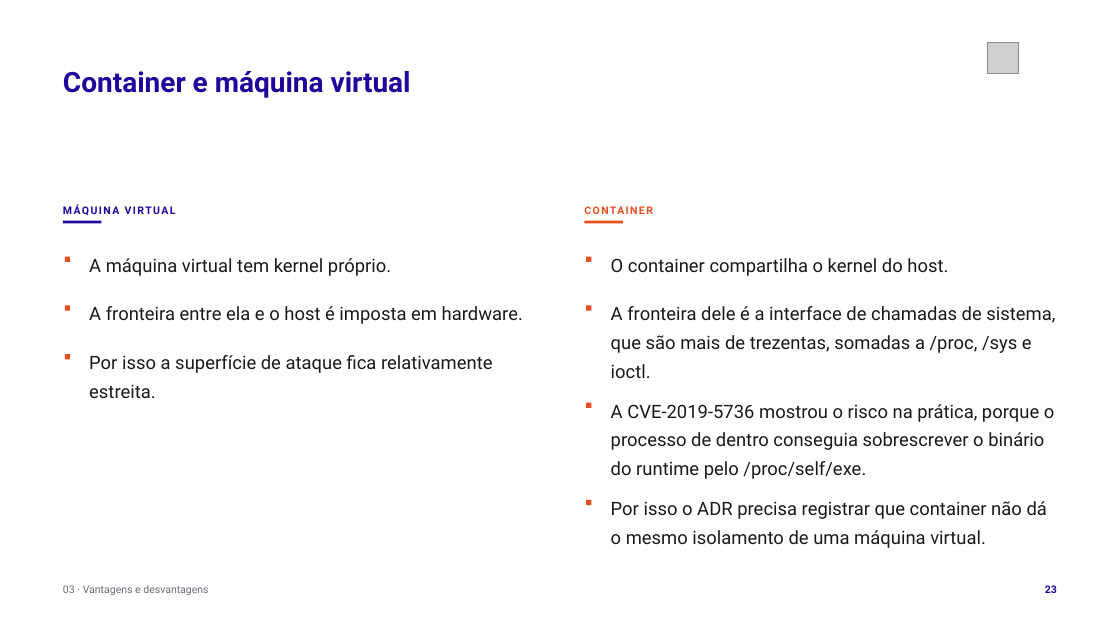
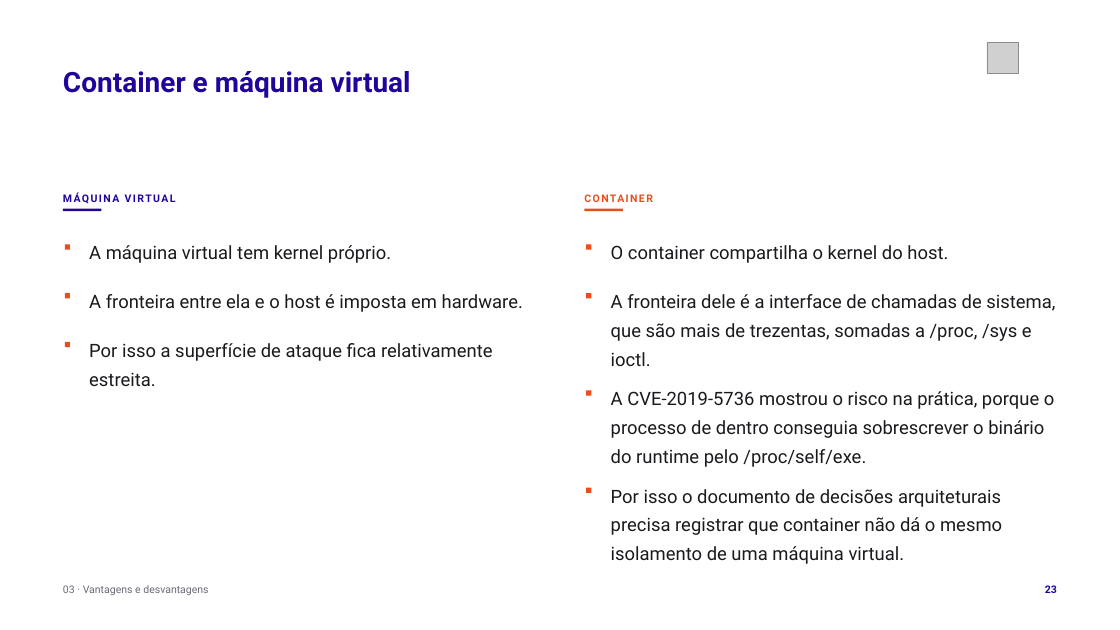
Before and after one commit to tcpassos/invite-app, a slide deck: slide 23 of trabalhos/T1-Docker-Invite-People.pptx. Drawn at 1120x630 pixels with LibreOffice and Linux fonts; fonts in the diff are those of the drawing; grey boxes stand for pictures. Boxes give left, top, right and bottom in pixels: in the first picture for what was removed or moved away, otherwise in the second. Text is boxed around its words. In the diff, an @@ line names an element or a change of style, - is before the commit and + after.

```diff
--- a/trabalhos/T1-Docker-Invite-People.pptx
+++ b/trabalhos/T1-Docker-Invite-People.pptx
@@ 2 rectangles, 1 text moved together from (x1=63, y1=202, x2=1057, y2=223) to (x1=63, y1=189, x2=1057, y2=211) @@
@@ 7 rectangles, 6 texts moved together from (x1=65, y1=256, x2=1055, y2=505) to (x1=65, y1=245, x2=1055, y2=493) @@
@@ text at (x1=611, y1=489, x2=1002, y2=564): text changed @@
-Por isso o ADR precisa registrar que container não dá o mesmo isolamento de uma máquina virtual.
+Por isso o documento de decisões arquiteturais precisa registrar que container não dá o mesmo isolamento de uma máquina virtual.
```
Also in this commit, not shown: 6 other slides changed, 11 other files.
